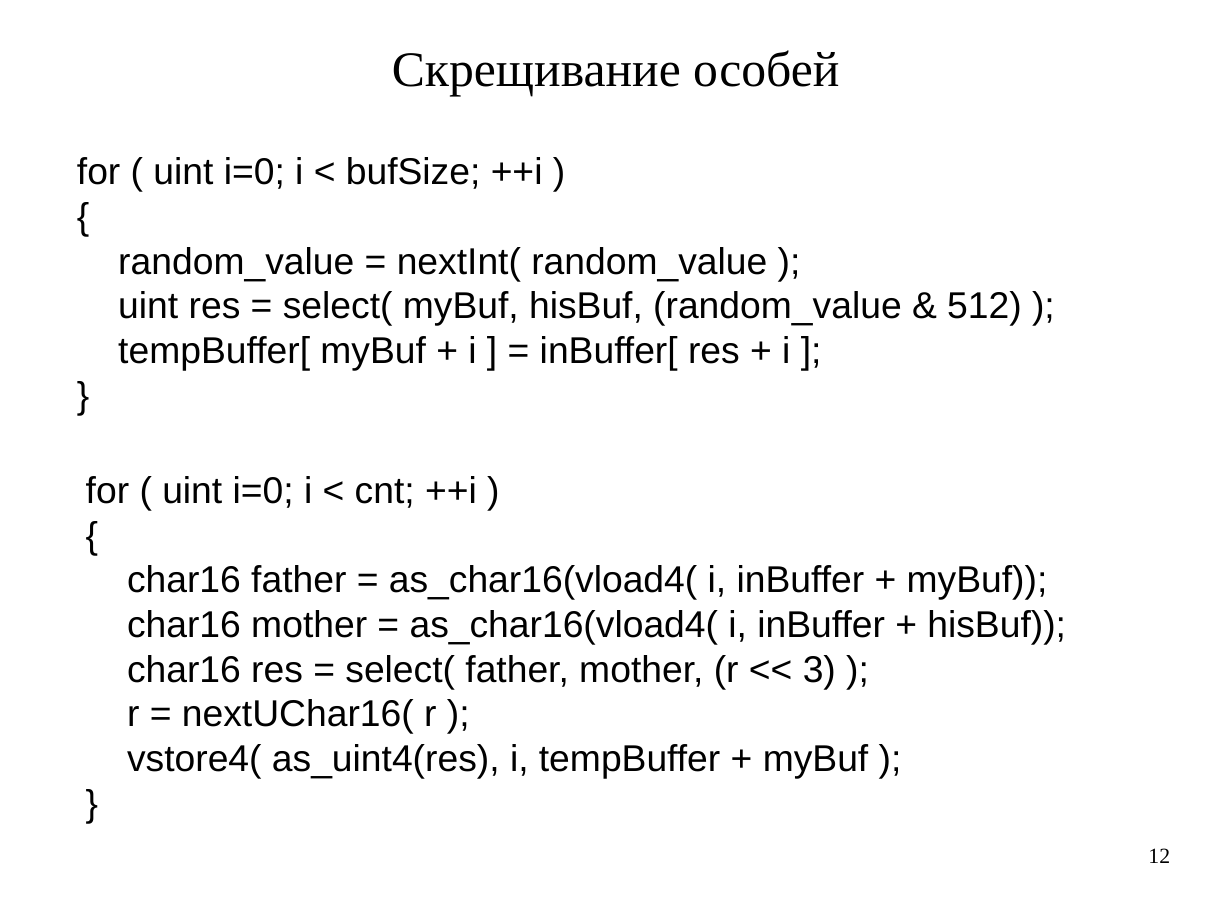
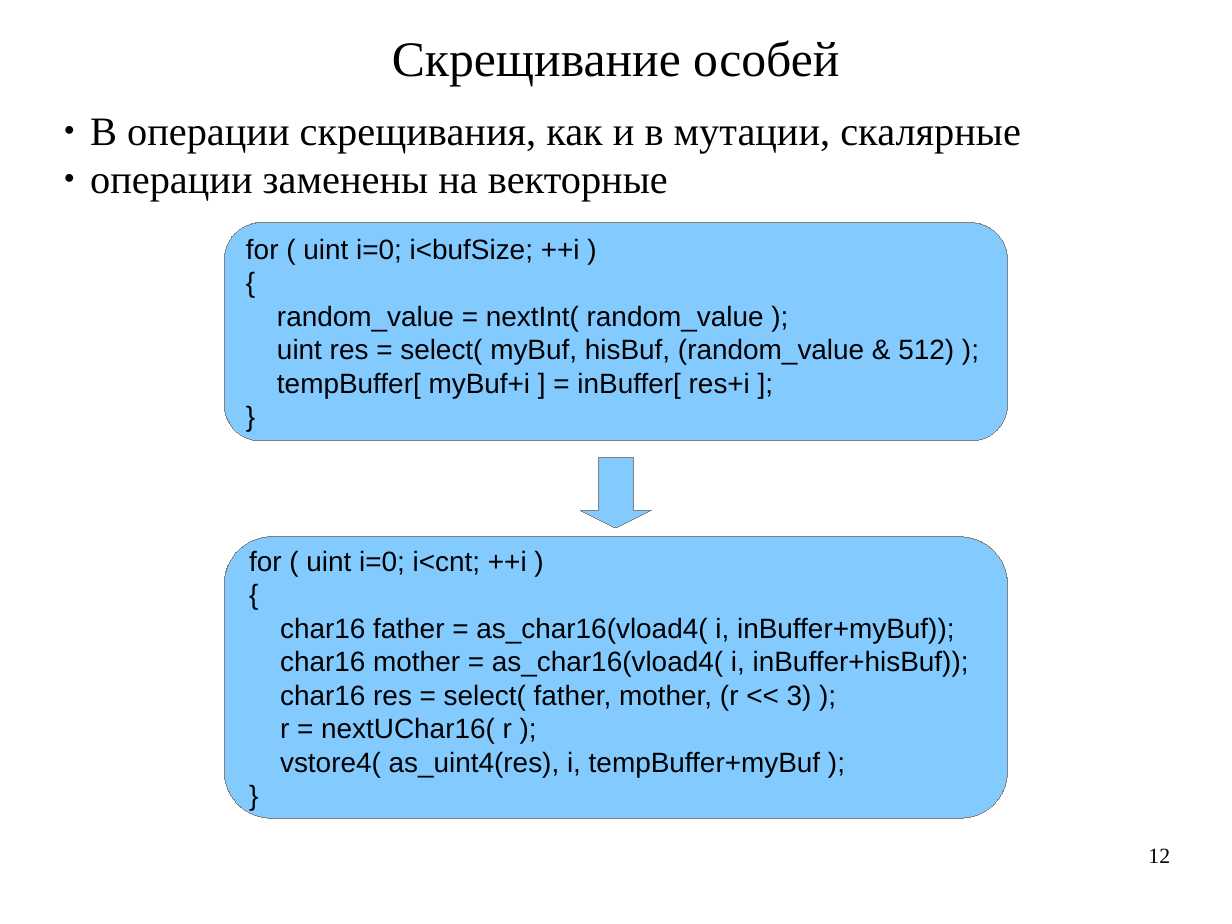
Before and after one commit to artem-bochkarev/master-work, a slide deck: slide 12 of Presentation.odp. Drawn at 1232x924 pixels with LibreOffice and Linux fonts; fonts in the diff are those of the drawing. Boxes give left, top, right and bottom in pixels: in the first picture for what was removed or moved away, otherwise in the second. Text is boxed around its words. In the diff, an @@ line names an element or a change of style, - is before the commit and + after.

```diff
--- a/Presentation.odp
+++ b/Presentation.odp
@@ text "Скрещивание особей" moved from (x1=392, y1=50, x2=839, y2=97) to (x1=392, y1=40, x2=839, y2=87) @@
@@ text added at (x1=90, y1=118, x2=1021, y2=202), 26 pt, text #000000 @@
+● В операции скрещивания, как и в мутации, скалярные
+● операции заменены на векторные
@@ rounded rectangle "for ( uint i=0; i<bufSize; ..." at (x1=225, y1=222, x2=1008, y2=440): vertical alignment top to middle; fill none to #83CAFF; outline none to #808080 0 pt @@
@@ rounded rectangle "for ( uint i=0; i<bufSize; ..." resized from (x1=77, y1=157, x2=1022, y2=371) to (x1=225, y1=222, x2=1008, y2=440) @@
@@ text in rounded rectangle at (x1=246, y1=238, x2=580, y2=263): text changed; size 24 to 18 pt @@
-for ( uint i=0; i < bufSize; ++i )
+for ( uint i=0; i<bufSize; ++i )
@@ text in rounded rectangle at (x1=277, y1=305, x2=954, y2=364): size 24 to 18 pt in "{", "random_value = nextInt( random_value );", "uint res = select( myBuf, hisBuf, (random_value ...", "}" @@
@@ text in rounded rectangle at (x1=277, y1=372, x2=750, y2=398): text changed; size 24 to 18 pt @@
-tempBuffer[ myBuf + i ] = inBuffer[ res + i ];
+tempBuffer[ myBuf+i ] = inBuffer[ res+i ];
@@ down arrow added at (x1=581, y1=457, x2=652, y2=528), fill #83CAFF, outline #808080 0 pt @@
@@ rounded rectangle "for ( uint i=0; i<cnt; ..." resized from (x1=86, y1=476, x2=1066, y2=779) to (x1=225, y1=537, x2=1008, y2=818) @@
@@ rounded rectangle "for ( uint i=0; i<cnt; ..." at (x1=225, y1=537, x2=1008, y2=818): vertical alignment top to middle; fill none to #83CAFF; outline none to #808080 0 pt @@
@@ text in rounded rectangle at (x1=249, y1=550, x2=527, y2=575): text changed; size 24 to 18 pt @@
-for ( uint i=0; i < cnt; ++i )
+for ( uint i=0; i<cnt; ++i )
@@ text in rounded rectangle at (x1=280, y1=617, x2=969, y2=677): text changed; size 24 to 18 pt @@
-char16 father = as_char16(vload4( i, inBuffer + myBuf));
-char16 mother = as_char16(vload4( i, inBuffer + hisBuf));
+char16 father = as_char16(vload4( i, inBuffer+myBuf));
+char16 mother = as_char16(vload4( i, inBuffer+hisBuf));
@@ text in rounded rectangle at (x1=280, y1=684, x2=812, y2=744): size 24 to 18 pt in "{", "char16 res = select( father, mother, (r ...", "r = nextUChar16( r );", "}" @@
@@ text in rounded rectangle at (x1=280, y1=751, x2=820, y2=777): text changed; size 24 to 18 pt @@
-vstore4( as_uint4(res), i, tempBuffer + myBuf );
+vstore4( as_uint4(res), i, tempBuffer+myBuf );
```
Also in this commit, not shown: 8 other slides changed, 10 slides added, 3 slides removed, 21 other files.
